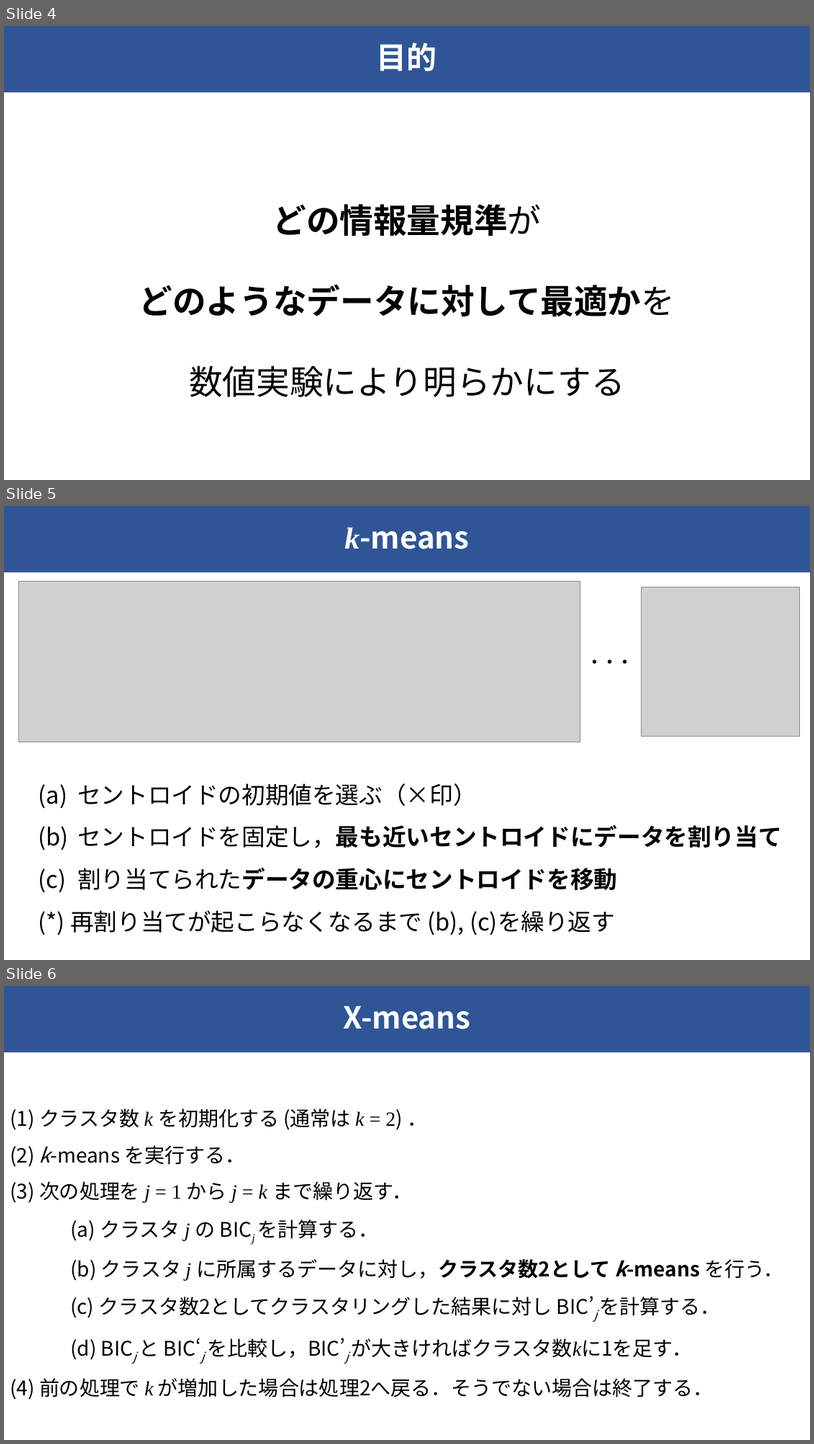
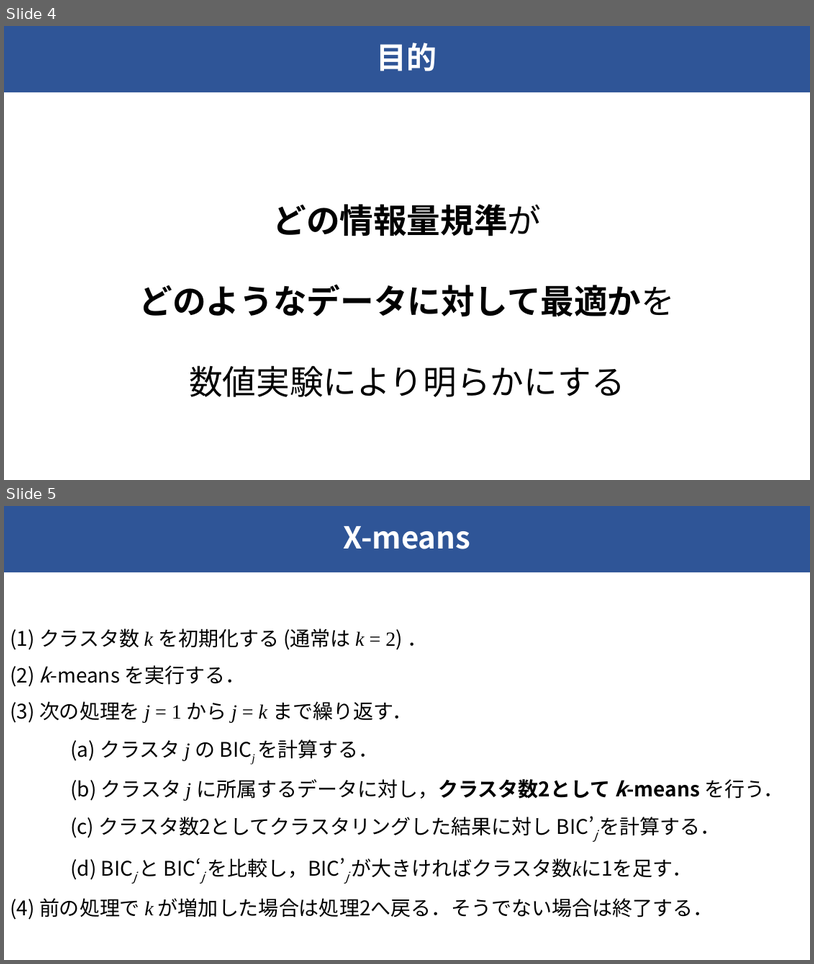
Before and after one commit to raryosu/graduation-research, a slide deck: docs/interim-presen/interim_hagihara.pptx. Shown one above the other, each under a label of ours: slides 4, 5 and 6 before the commit, slides 4 and 5 after it. The pictures are 814x1444 and 814x964 pixels, drawn with LibreOffice and Linux fonts; fonts in the diff are those of the drawing; grey boxes stand for pictures. Boxes give left, top, right and bottom in pixels: in the first picture for what was removed or moved away, otherwise in the second. Text is boxed around its words. In the diff, an @@ line names an element or a change of style, - is before the commit and + after.

```diff
--- a/docs/interim-presen/interim_hagihara.pptx
+++ b/docs/interim-presen/interim_hagihara.pptx
@@ slide 5 removed at [4,506,810,960], background #FFFFFF; not listed: 1 template element that a slide beside it also shows @@
@@ title removed at [345,528,469,549] @@
-k-means
@@ picture removed at [19,581,581,743] @@
@@ picture removed at [642,587,801,736] @@
@@ text removed at [588,659,633,664] @@
-・・・
@@ text removed at [70,783,782,934] @@
-(a) セントロイドの初期値を選ぶ（×印）
-(b) セントロイドを固定し，最も近いセントロイドにデータを割り当て
-(c) 割り当てられたデータの重心にセントロイドを移動
-(*) 再割り当てが起こらなくなるまで (b), (c)を繰り返す
@@ what was slide 6 is now slide 5 @@
```
Also in this commit, not shown: 6 slides changed, 4 slides added, 5 other files.
